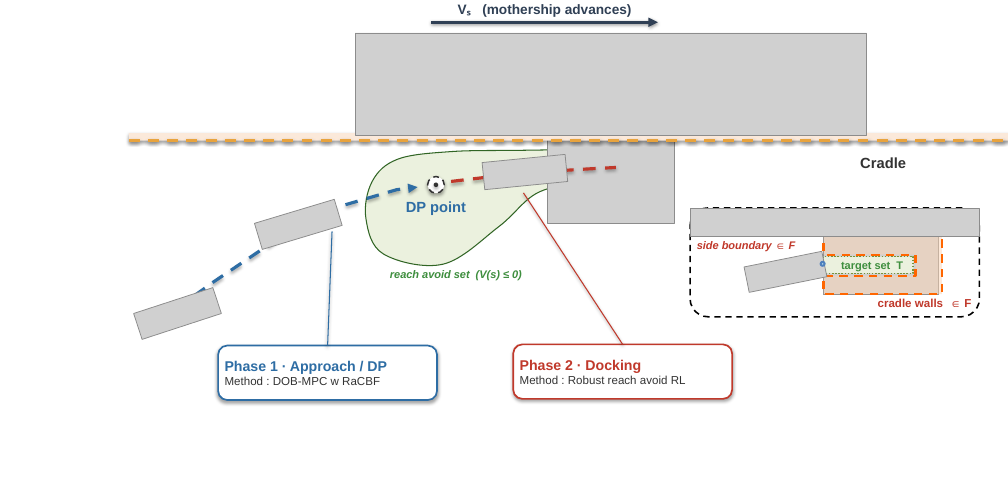
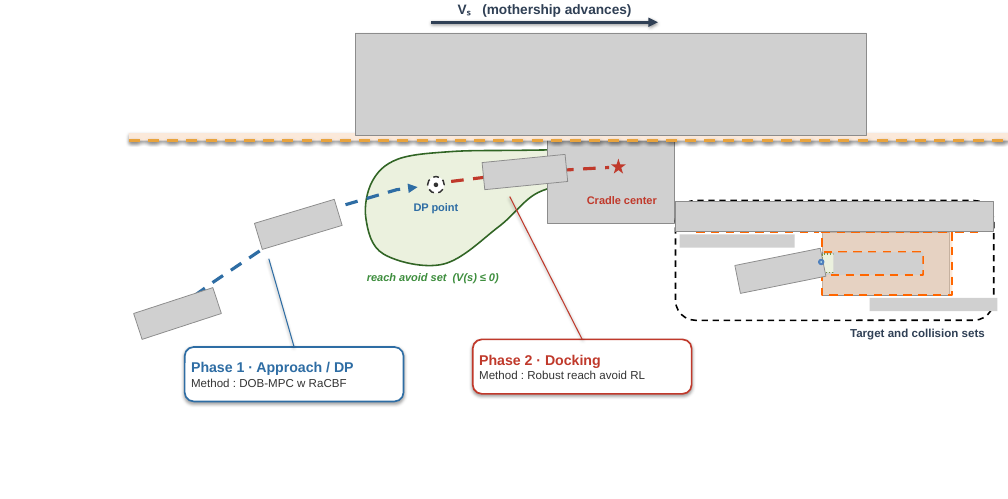
Before and after one commit to rapter-turtle/Reach-recovery-paper, a slide deck: slide 2 of Figure2_system.pptx. Drawn at 1008x499 pixels with LibreOffice and Linux fonts; fonts in the diff are those of the drawing; grey boxes stand for pictures. Boxes give left, top, right and bottom in pixels: in the first picture for what was removed or moved away, otherwise in the second. Text is boxed around its words. In the diff, an @@ line names an element or a change of style, - is before the commit and + after.

```diff
--- a/Figure2_system.pptx
+++ b/Figure2_system.pptx
@@ freeform shape at <box>365,148,662,265</box>: outline #316525 1 pt to #316525 1.5 pt @@
@@ shadow off in 4 elements at <box>159,188,417,322</box>, <box>428,176,445,193</box>, <box>434,183,439,188</box>, <box>451,168,609,181</box> @@
@@ freeform shape: place and size @@
-freeform shape at <box>451,168,616,181</box>
+freeform shape at <box>451,168,609,181</box>
@@ star added at <box>611,159,626,174</box>, fill #C0392B @@
@@ text "DP point": place and size @@
-text "DP point" at <box>406,201,466,215</box>
+text "DP point" at <box>414,203,459,213</box>
@@ text "DP point" at <box>414,203,459,213</box>: size 14 to 10.5 pt @@
@@ line moved from (622, 345) - (523, 193) to (582, 340) - (510, 197) @@
@@ text at <box>587,196,657,204</box>: text changed; size 14 to 10.5 pt; text colour #333333 to #C0392B @@
-Cradle
+Cradle center
@@ picture: place and size @@
-picture at <box>690,209,980,236</box>
+picture at <box>675,201,994,231</box>
@@ rounded rectangle: place and size @@
-rounded rectangle at <box>690,208,980,317</box>
+rounded rectangle at <box>675,200,994,321</box>
@@ rectangle: place and size @@
-rectangle at <box>702,231,966,235</box>
+rectangle at <box>690,226,980,231</box>
@@ line moved from (709, 236) - (820, 236) to (696, 231) - (819, 231) @@
@@ picture: place and size @@
-picture at <box>823,237,938,294</box>
+picture at <box>822,232,949,296</box>
@@ freeform shape: place and size @@
-freeform shape at <box>823,236,941,293</box>
+freeform shape at <box>822,231,952,295</box>
@@ line moved from (944, 236) - (967, 236) to (955, 231) - (980, 231) @@
@@ line moved from (327, 346) - (332, 231) to (294, 347) - (268, 259) @@
@@ text removed at <box>697,241,796,251</box> @@
-side boundary ∈ F
@@ picture: place and size @@
-picture at <box>744,252,827,293</box>
+picture at <box>735,248,825,293</box>
@@ rectangle: place and size @@
-rectangle at <box>823,256,913,273</box>
+rectangle at <box>822,254,921,272</box>
@@ text removed at <box>841,261,903,271</box> @@
-target set T
@@ text "reach avoid set (V(s) ≤ ...": place and size @@
-text "reach avoid set (V(s) ≤ ..." at <box>390,270,522,281</box>
+text "reach avoid set (V(s) ≤ ..." at <box>367,273,499,284</box>
@@ text removed at <box>878,298,971,307</box> @@
-cradle walls ∈ F
@@ group added at <box>680,234,997,340</box>: 3 pictures, 1 text @@
+Target and collision sets
@@ rounded rectangle "Phase 1 · Approach / ...": place and size @@
-rounded rectangle "Phase 1 · Approach / ..." at <box>219,346,437,400</box>
+rounded rectangle "Phase 1 · Approach / ..." at <box>185,347,403,402</box>
@@ rounded rectangle "Phase 2 · Docking": place and size @@
-rounded rectangle "Phase 2 · Docking" at <box>513,345,732,399</box>
+rounded rectangle "Phase 2 · Docking" at <box>473,340,691,394</box>
```
Also in this commit, not shown: 3 other files.
